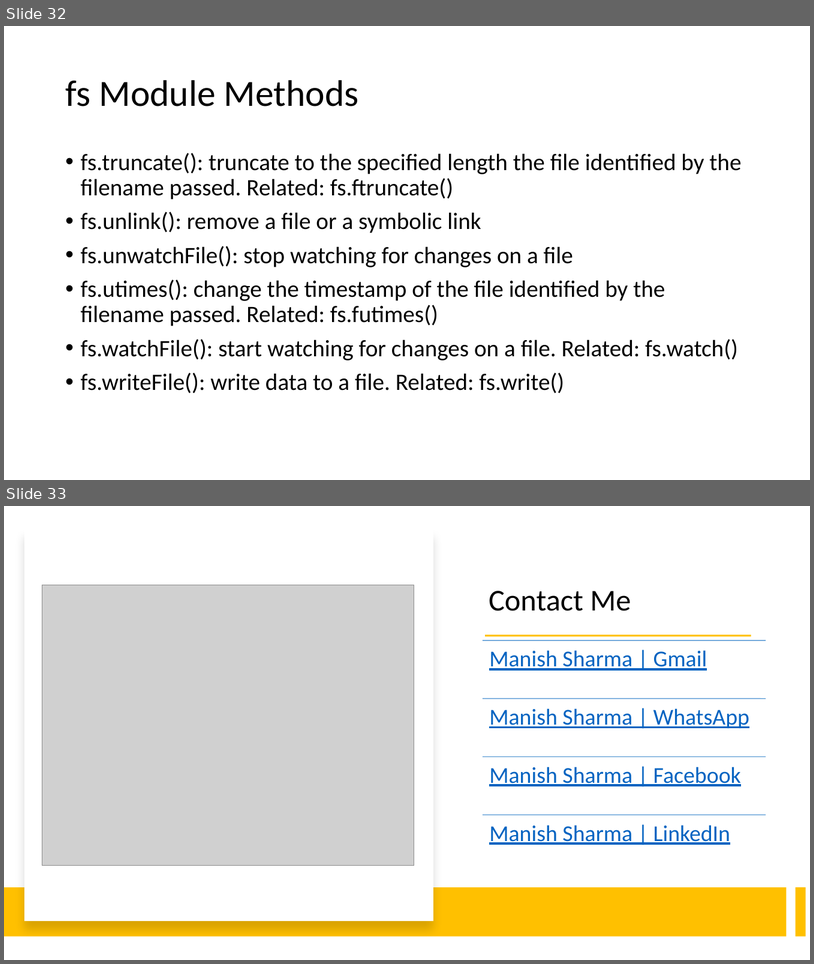
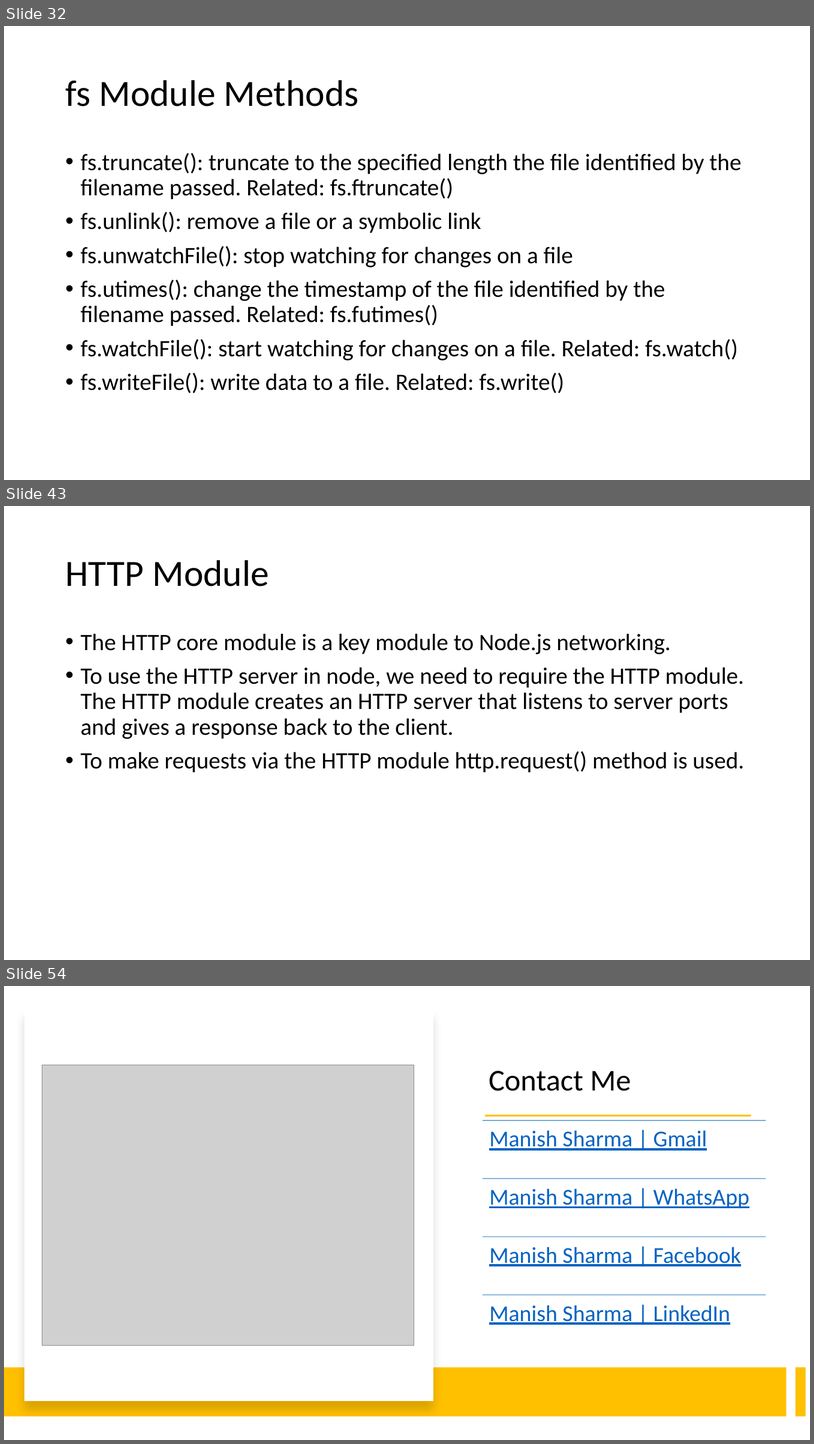
Before and after one commit to explore-with-manish/im-jan24, a slide deck: Node/Notes/Node.pptx. Shown one above the other, each under a label of ours: slides 32 and 33 before the commit, slides 32, 43 and 54 after it; the slides between them are not shown. The pictures are 814x964 and 814x1444 pixels, drawn with LibreOffice and Linux fonts; fonts in the diff are those of the drawing; grey boxes stand for pictures. Boxes give left, top, right and bottom in pixels: in the first picture for what was removed or moved away, otherwise in the second. Text is boxed around its words. In the diff, an @@ line names an element or a change of style, - is before the commit and + after.

```diff
--- a/Node/Notes/Node.pptx
+++ b/Node/Notes/Node.pptx
@@ slide 43 added at [4,506,810,960], background #FFFFFF @@
@@ title added at [65,560,269,586], 44 pt, text #000000 @@
+HTTP Module
@@ text added at [81,633,744,772], 28 pt, text #000000 @@
+• The HTTP core module is a key module to Node.js networking.
+• To use the HTTP server in node, we need to require the HTTP module. The HTTP module creates an HTTP server that listens to server ports and gives a response back to the client.
+• To make requests via the HTTP module http.request() method is used.
@@ what was slide 33 is now slide 54 @@
```
Also in this commit, not shown: 20 other slides added, 4 other files.
